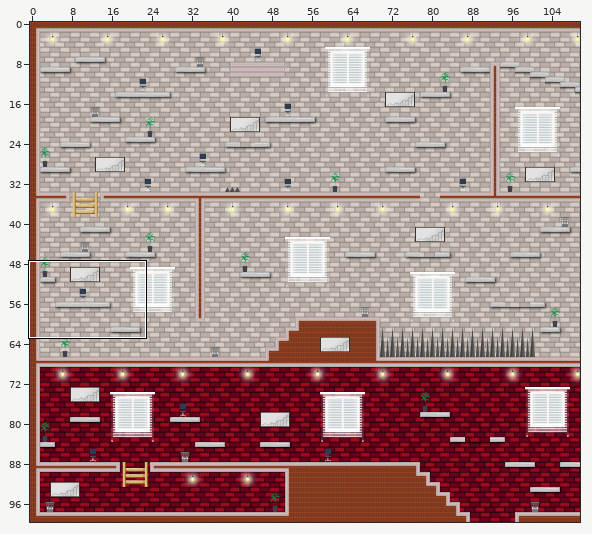
Two versions of a level (Tiled map, tilemap.tmx). Above, an overview of the earlier version with the close-up marked.
Close-up. Old version:
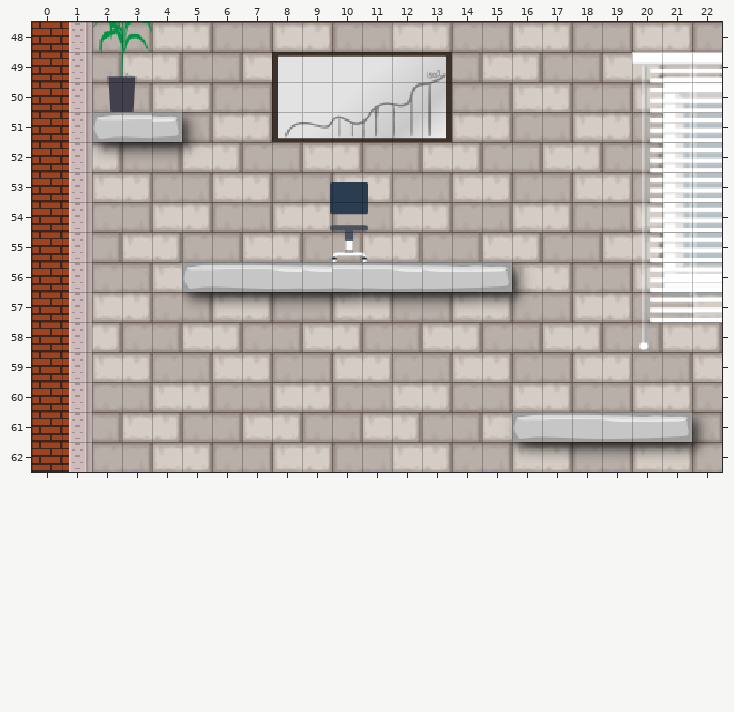
Cells are 20x20 px. Shown: x 0..22, y 48..62. Tiles whose own drawing changed are shown in their newer look in all pictures.
Now the later version:
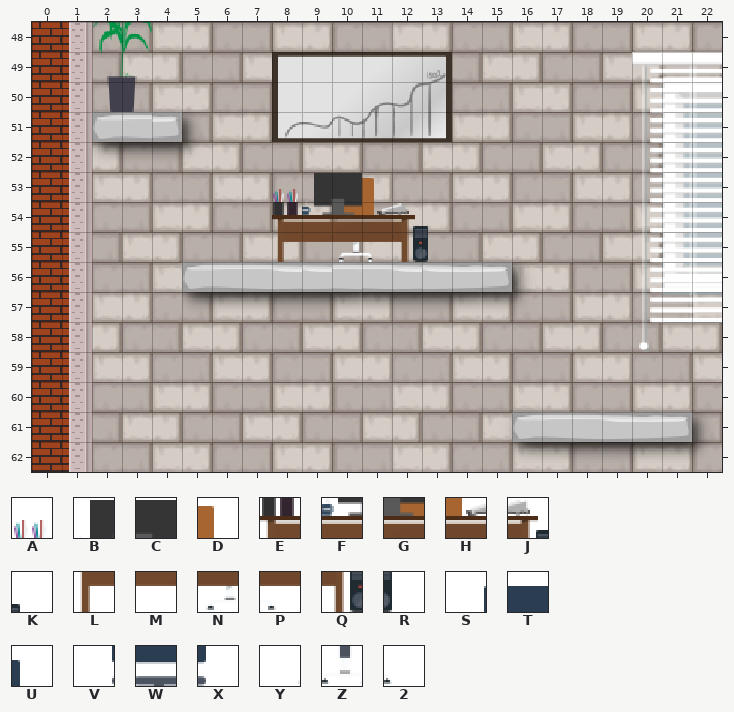
Key: from "Карта": A 500, B 501, C 502, D 503, E 513, F 514, G 515, H 516, J 517, K 518, L 526, M 527, N 528, P 529, Q 530, R 531, S 677, T 678, U 679, V 690, W 691, X 692, Y 703, Z 704, 2 705.
_ is an empty cell.
From old to new:
Layer "other":
Tile A now appears in row 53 at x 8.
The author changed tile S to tile B in row 53 at x 9.
The author changed tile T to tile C in row 53 at x 10.
The author changed tile U to tile D in row 53 at x 11.
Tile E now appears in row 54 at x 8.
The author changed tile V to tile F in row 54 at x 9.
The author changed tile W to tile G in row 54 at x 10.
The author changed tile X to tile H in row 54 at x 11.
Tile J now appears in row 54 at x 12.
Tile K now appears in row 54 at x 13.
Tile L now appears in row 55 at x 8.
The author changed tile Y to tile M in row 55 at x 9.
The author changed tile Z to tile N in row 55 at x 10.
The author changed tile 2 to tile P in row 55 at x 11.
Tile Q now appears in row 55 at x 12.
Tile R now appears in row 55 at x 13.
Boxes around the changes in both close-ups, in picture pixels (x1, y1, x2, y2):
changed: (272, 173, 428, 262)
